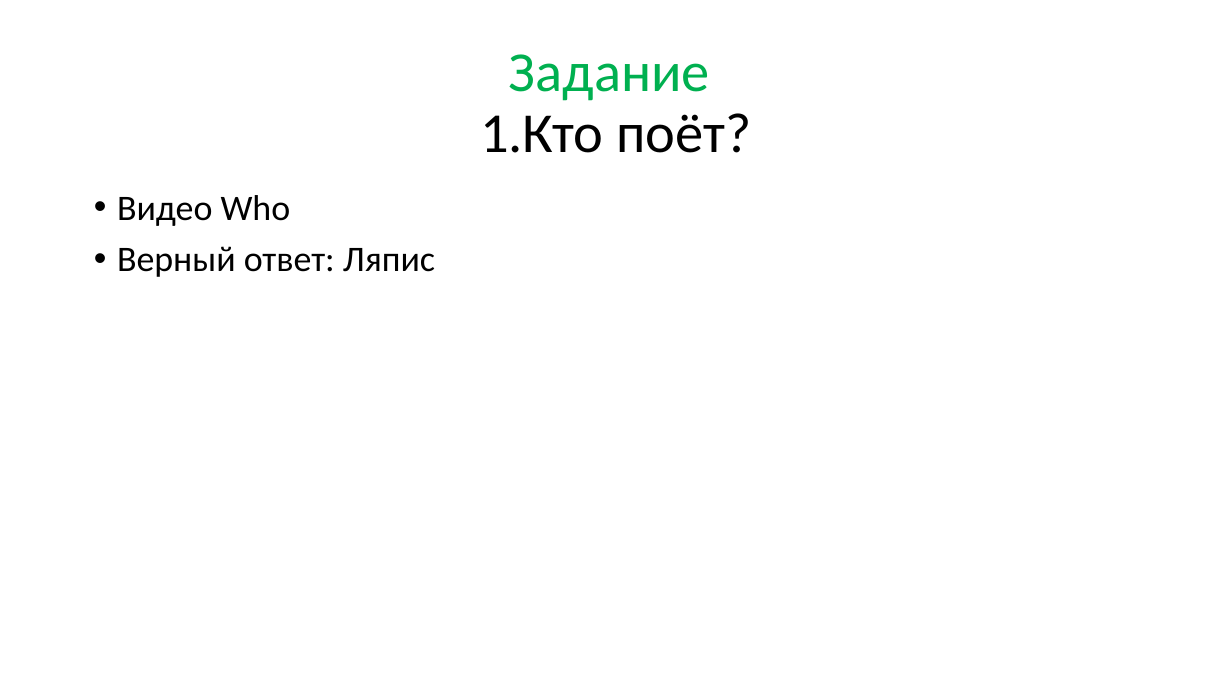
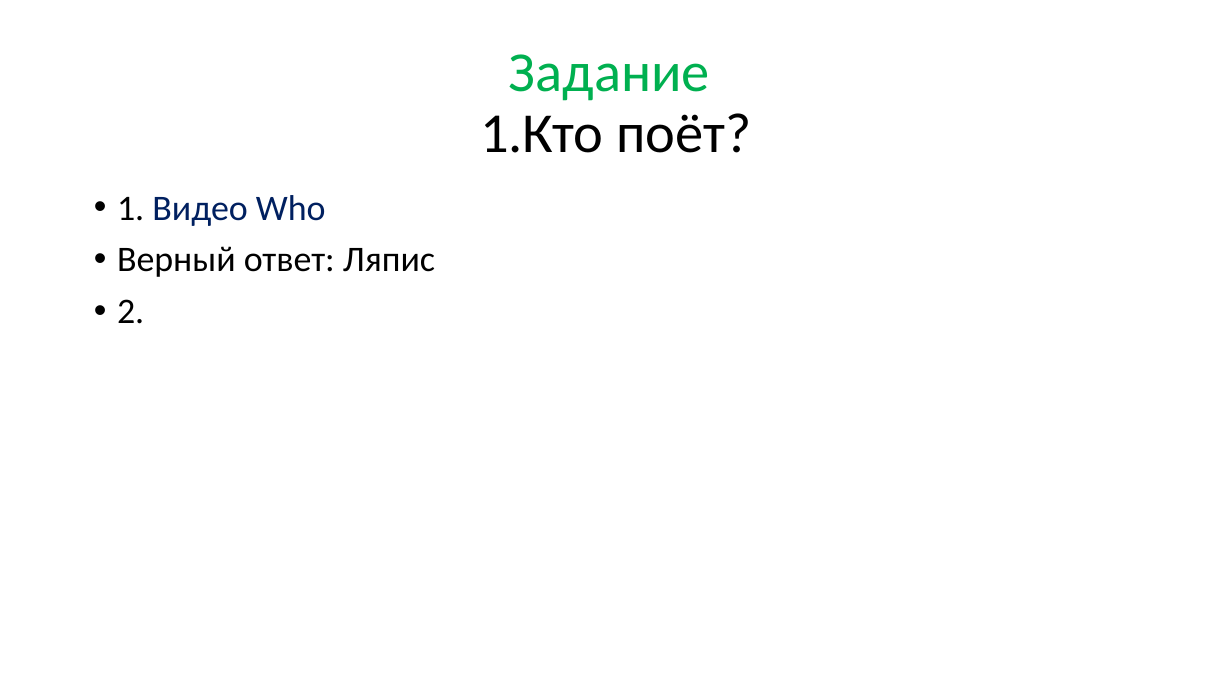
Before and after one commit to vvaassiihhaa/masha, a slide deck: slide 14 of КВЕСТ/Kvest 0504.pptx (slide 9 before the commit). Drawn at 1232x693 pixels with LibreOffice and Linux fonts; fonts in the diff are those of the drawing. Boxes give left, top, right and bottom in pixels: in the first picture for what was removed or moved away, otherwise in the second. Text is boxed around its words. In the diff, an @@ line names an element or a change of style, - is before the commit and + after.

```diff
--- a/КВЕСТ/Kvest 0504.pptx
+++ b/КВЕСТ/Kvest 0504.pptx
@@ text at bbox=[117, 195, 326, 226]: text changed; text colour #000000 to #002060 @@
-• Видео Who
+• 1. Видео Who
@@ text at bbox=[117, 299, 144, 324]: paragraph added @@
+• 2.
```
Also in this commit, not shown: 6 other slides changed, 1 slide added, 2 other files.
